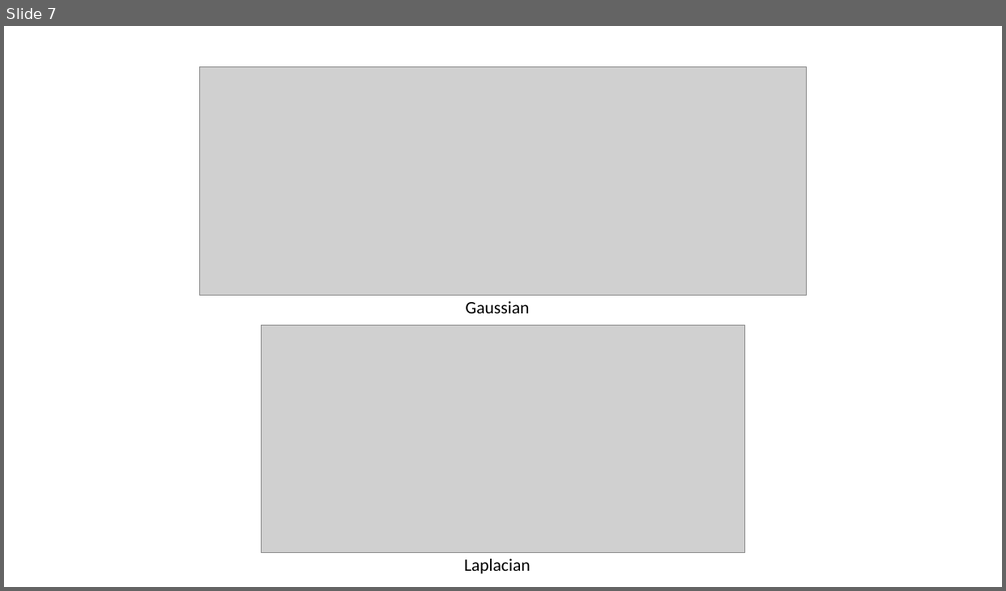
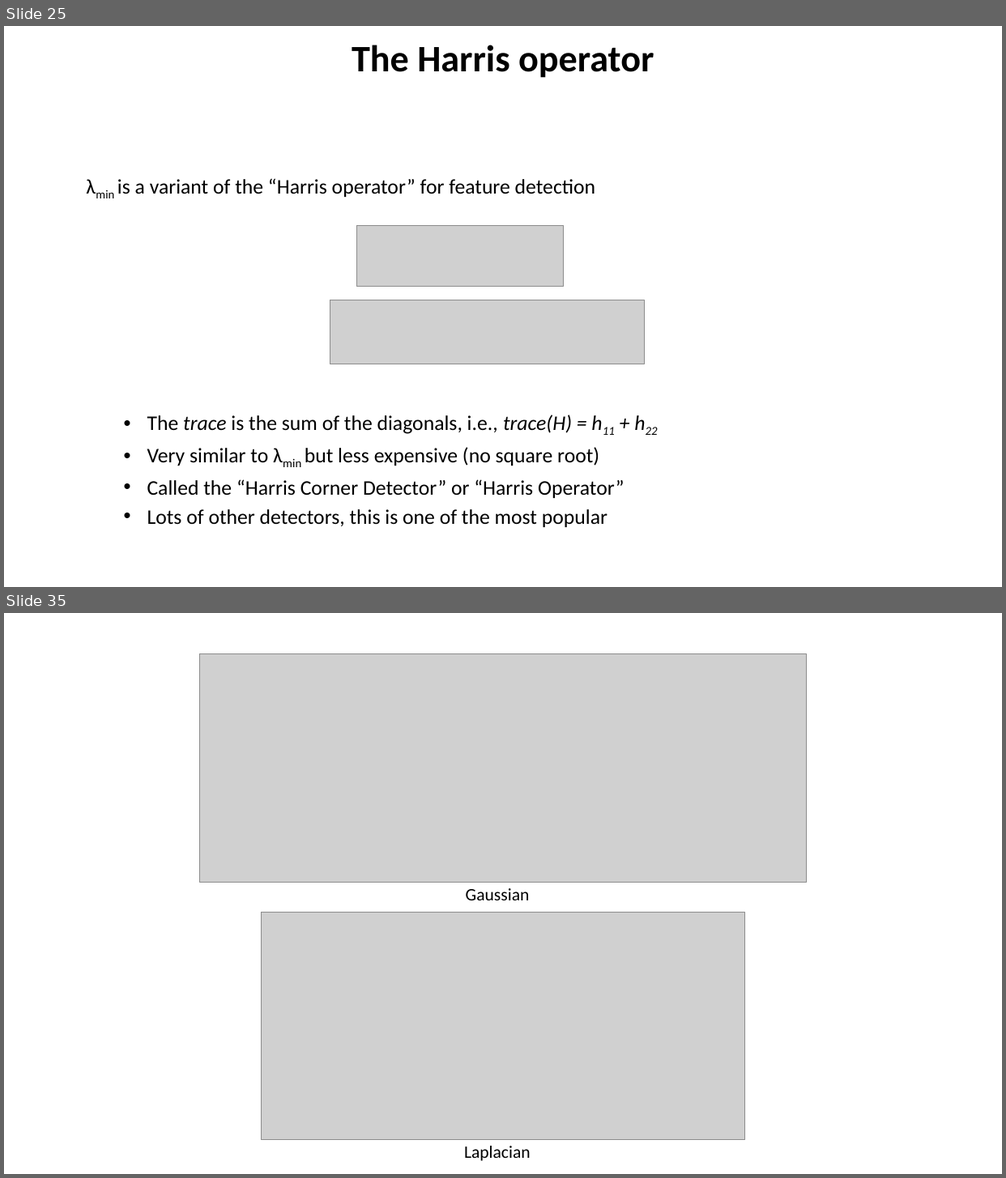
Before and after one commit to YoniChechik/AI_is_Math, a slide deck: c_08_features/features.pptx. Shown one above the other, each under a label of ours: slide 7 before the commit, slides 25 and 35 after it; the slides between them are not shown. The pictures are 1006x591 and 1006x1178 pixels, drawn with LibreOffice and Linux fonts; fonts in the diff are those of the drawing; grey boxes stand for pictures. Boxes give left, top, right and bottom in pixels: in the first picture for what was removed or moved away, otherwise in the second. Text is boxed around its words. In the diff, an @@ line names an element or a change of style, - is before the commit and + after.

```diff
--- a/c_08_features/features.pptx
+++ b/c_08_features/features.pptx
@@ slide 25 added at box(4, 26, 1002, 587), background #FFFFFF @@
@@ title added at box(351, 45, 654, 78), 36 pt, text #000000, bold @@
+The Harris operator
@@ text added at box(117, 178, 624, 527), 20 pt, text #000000 @@
+λmin is a variant of the “Harris operator” for feature detection
+  • The trace is the sum of the diagonals, i.e., trace(H) = h11 + h22
+  • Very similar to λmin but less expensive (no square root)
+  • Called the “Harris Corner Detector” or “Harris Operator”
+  • Lots of other detectors, this is one of the most popular
@@ picture added at box(357, 226, 564, 287) @@
@@ picture added at box(330, 301, 644, 365) @@
@@ what was slide 7 is now slide 35 @@
```
Also in this commit, not shown: 32 other slides added, 1 slide removed.
